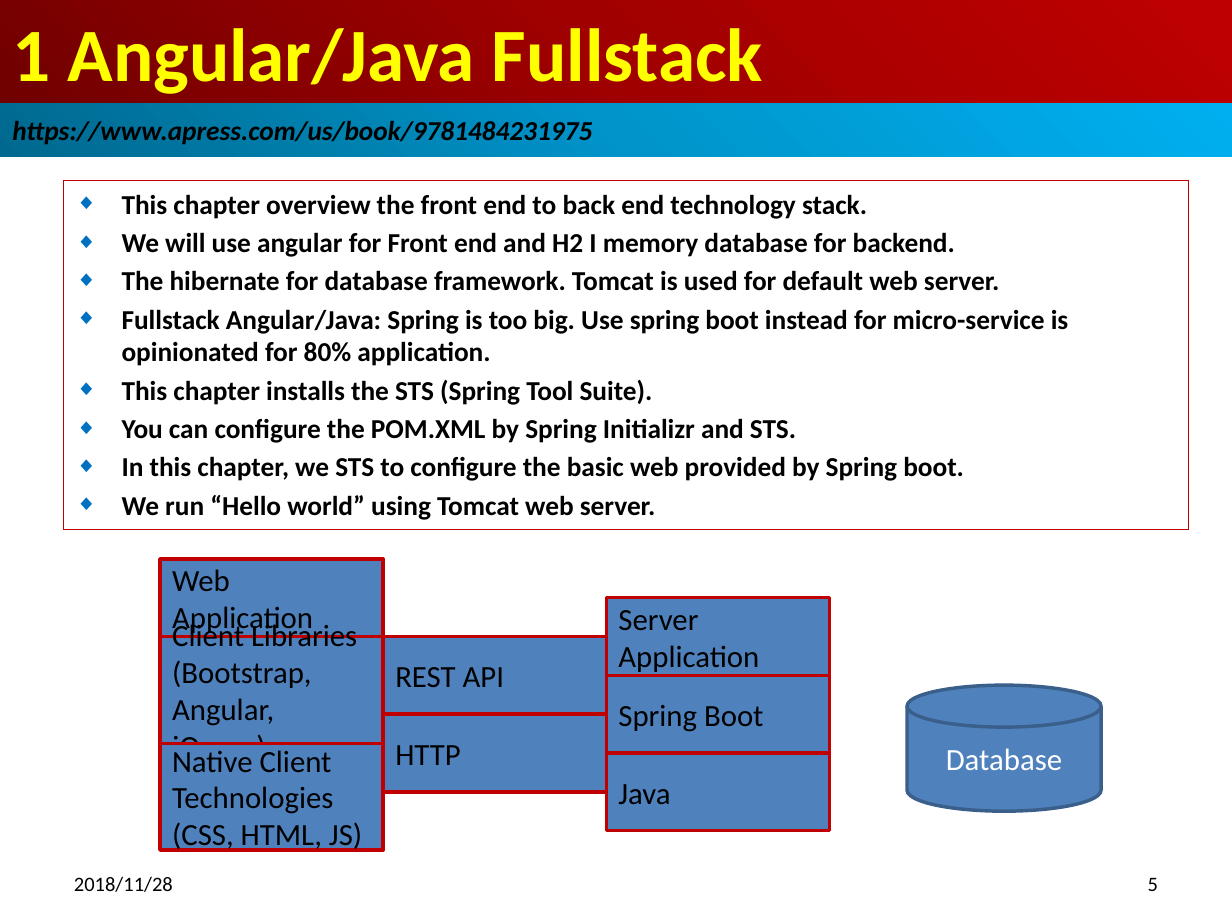
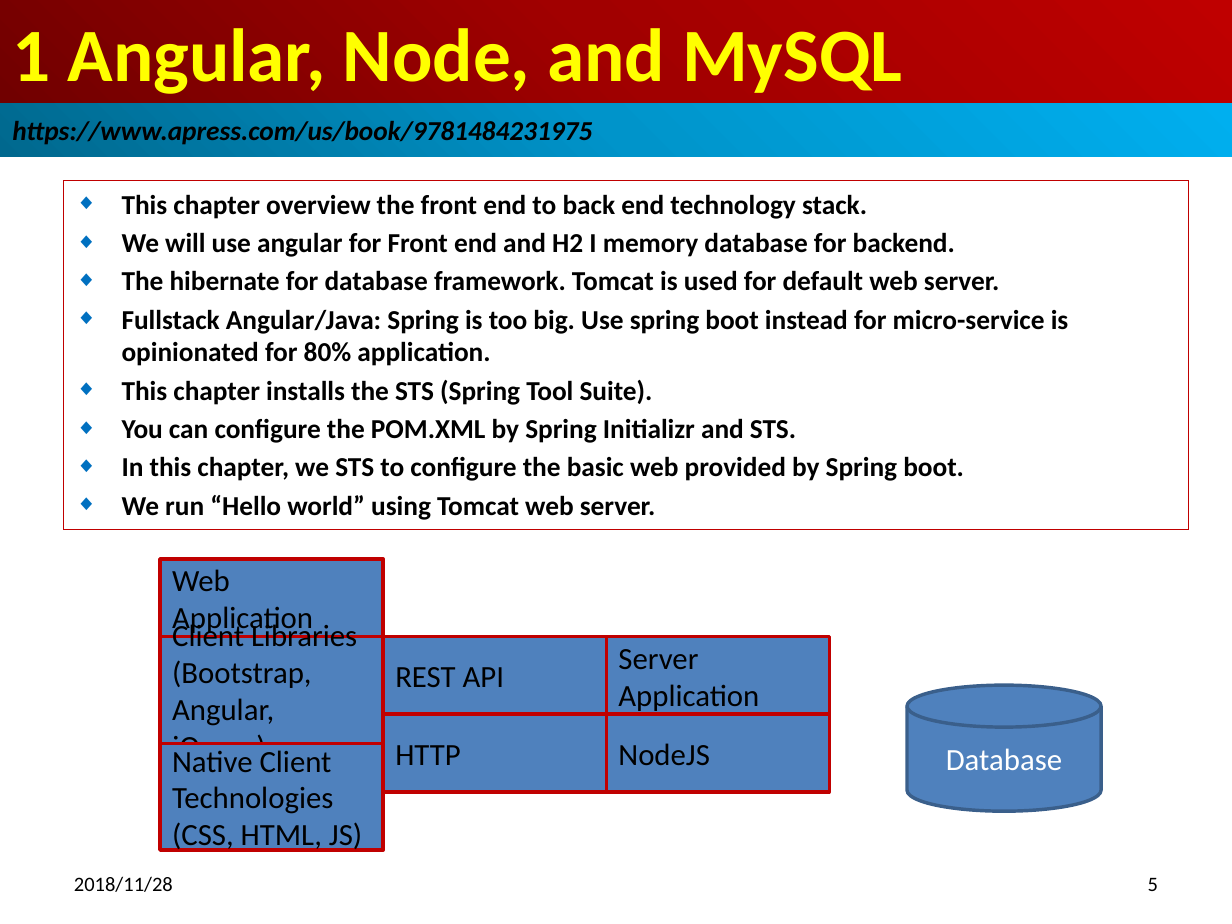
Before and after one commit to peterhchen/50-agular-node-mysql, a slide deck: slide 5 of 15_Ch01_MySQL.pptx. Drawn at 1232x924 pixels with LibreOffice and Linux fonts; fonts in the diff are those of the drawing. Boxes give left, top, right and bottom in pixels: in the first picture for what was removed or moved away, otherwise in the second. Text is boxed around its words. In the diff, an @@ line names an element or a change of style, - is before the commit and + after.

```diff
--- a/15_Ch01_MySQL.pptx
+++ b/15_Ch01_MySQL.pptx
@@ title at bbox=[12, 28, 902, 94]: text changed @@
-1 Angular/Java Fullstack
+1 Angular, Node, and MySQL
@@ rectangle "Server Application": place and size @@
-rectangle "Server Application" at bbox=[606, 598, 829, 675]
+rectangle "Server Application" at bbox=[606, 637, 829, 715]
@@ rectangle "NodeJS": place and size @@
-rectangle "NodeJS" at bbox=[606, 675, 829, 753]
+rectangle "NodeJS" at bbox=[606, 715, 829, 792]
@@ text in rectangle at bbox=[618, 743, 709, 765]: text changed @@
-Spring Boot
+NodeJS
@@ rectangle removed at bbox=[606, 753, 829, 830] @@
-Java
```
Also in this commit, not shown: 5 other slides changed, 1 slide added.
